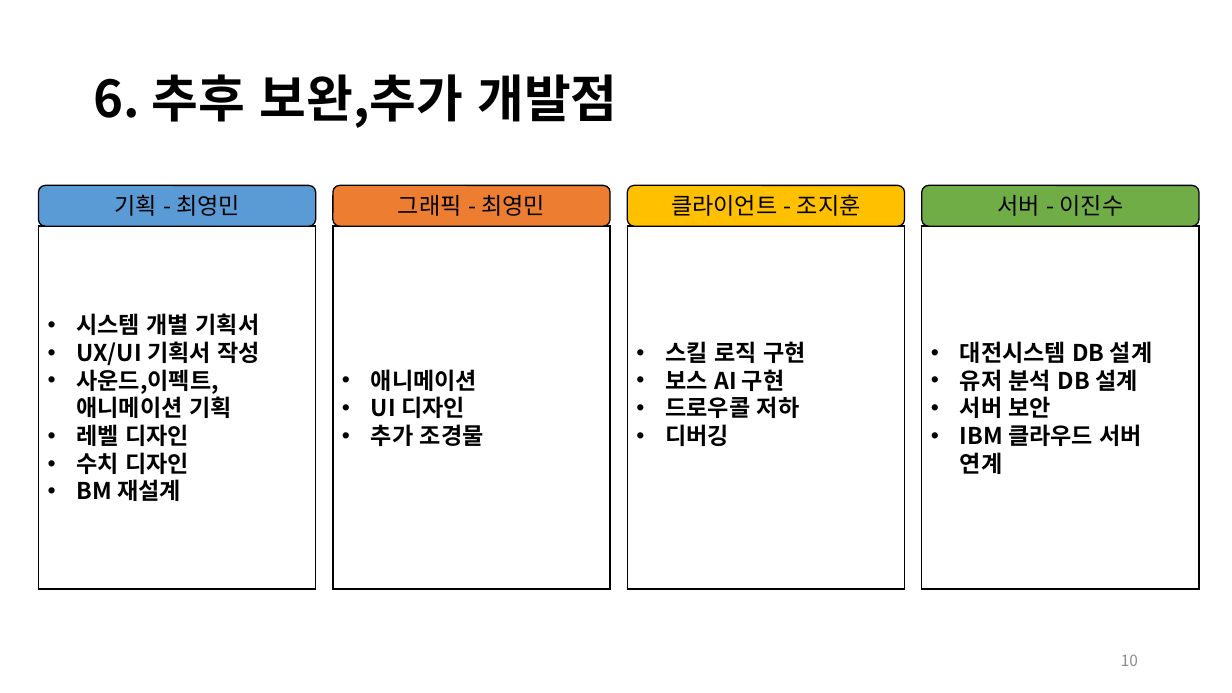
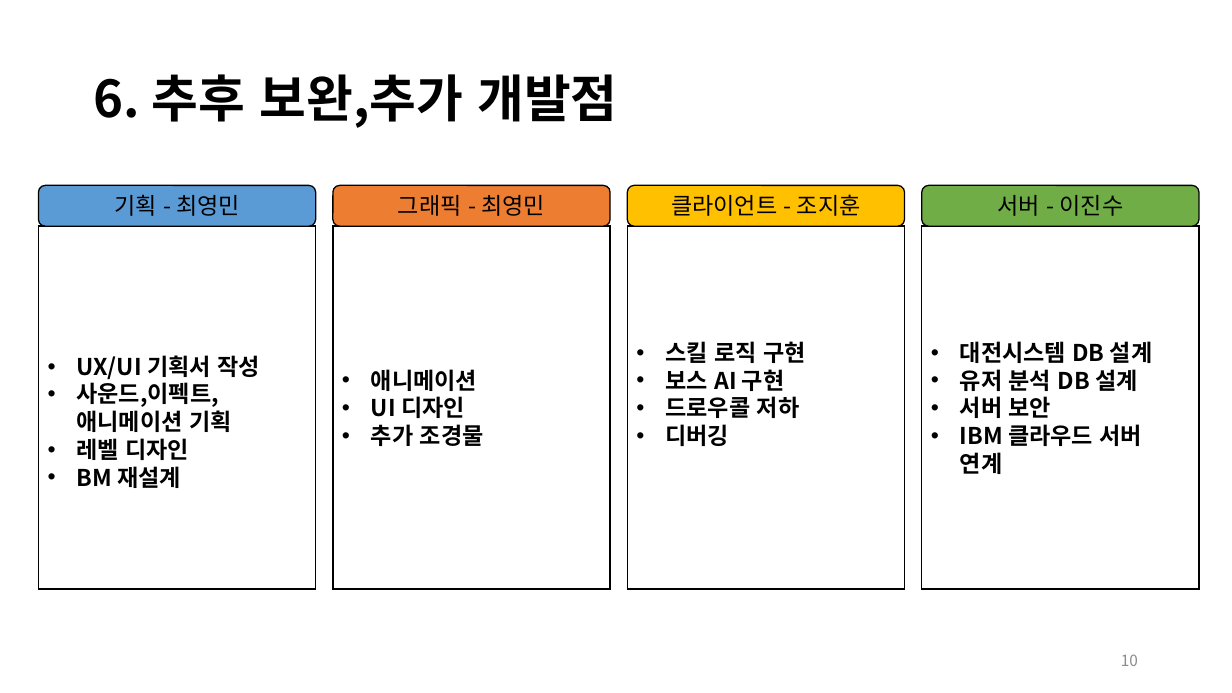
Before and after one commit to JinsooLee-Testing/aww, a slide deck: slide 10 of 기획문서/중간발표/Aww_중간발표.pptx. Drawn at 1232x693 pixels with LibreOffice and Linux fonts; fonts in the diff are those of the drawing; background and template pictures are left out. Boxes give left, top, right and bottom in pixels: in the first picture for what was removed or moved away, otherwise in the second. Text is boxed around its words. In the diff, an @@ line names an element or a change of style, - is before the commit and + after.

Commit message:
<PPT 중간발표와  엑셀 서버부분 수정 >

```diff
--- a/기획문서/중간발표/Aww_중간발표.pptx
+++ b/기획문서/중간발표/Aww_중간발표.pptx
@@ text in rectangle at [76, 313, 260, 335]: paragraph removed @@
-• 시스템 개별 기획서
@@ text in rectangle at [76, 452, 189, 474]: paragraph removed @@
-• 수치 디자인
```
Also in this commit, not shown: 1 other file.
